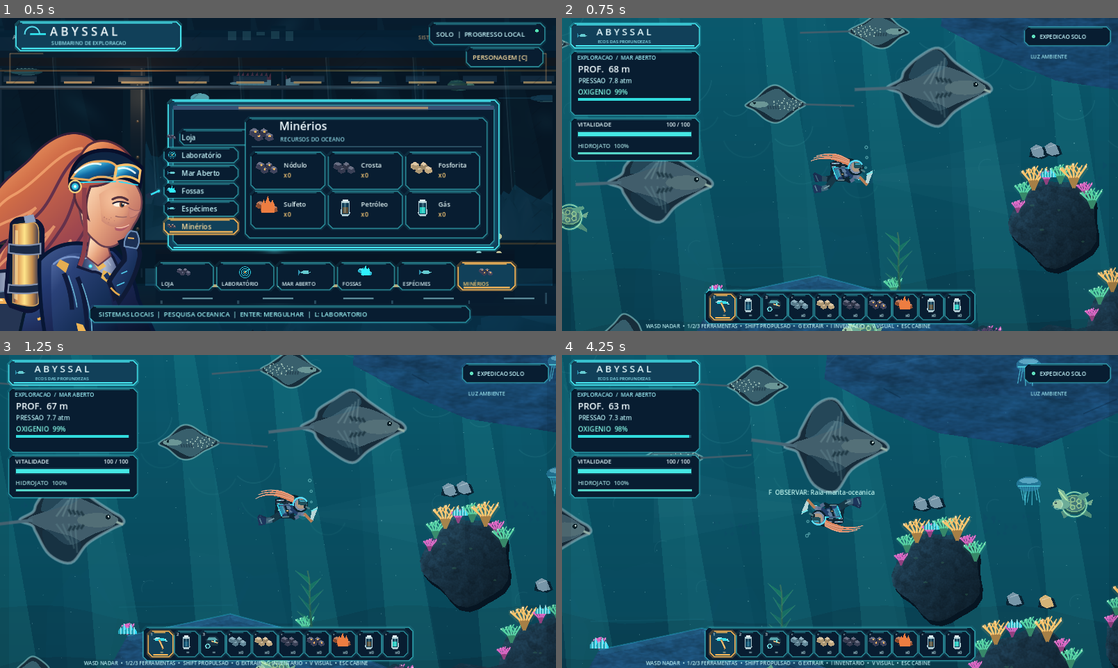
Above: before the commit, frames 1-4 (two rows, left to right).
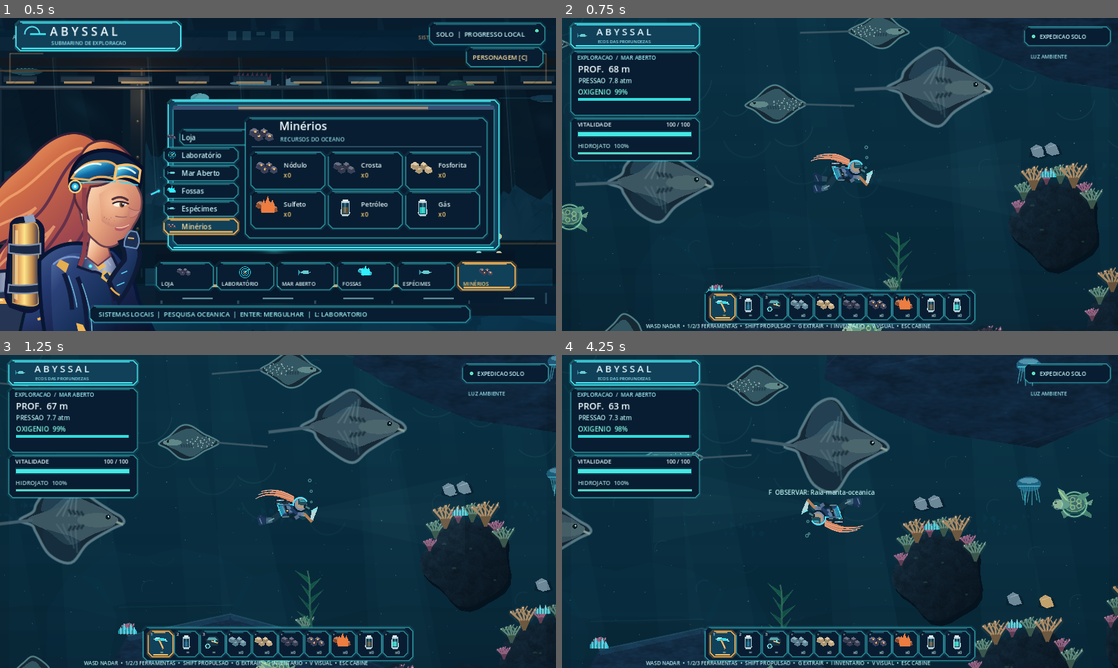
Above: after the commit, the same moments.

Repository: Esaneto/Abyssal-Godot
Game: Godot game, scene res://scenes/main.tscn
The game is run twice, just before and just after one commit, with the same random seed, the same clock (stepped at 60 frames per second) and the same inputs.
Inputs (mouse positions are in pixels of both pictures, inside the frame that each line leads up to):
- Up to frame 1 (0.5 s): no input
- Up to frame 2 (0.75 s): tap Enter at 0.5 s; move the mouse to (962, 158) at 0.52 s; hold D (move_right) from 0.53 s (still down); hold Shift (boost) from 0.53 s (still down); click (962, 158) at 0.67 s
- Up to frame 3 (1.25 s): keep holding D (move_right); keep holding Shift (boost); tap Space at 0.77, 1.07 s
- Up to frame 4 (4.25 s): release D (move_right) at 1.25 s; release Shift (boost) at 1.25 s; drag from (728, 527) to (812, 574) at 1.27 s; move the mouse to (895, 442) at 2.02 s; hold D (move_right) 2.03-2.75 s; tap C at 2.1 s; drag from (812, 574) to (673, 464) at 2.77 s; move the mouse to (1006, 558) at 3.52 s; hold A (move_left) from 3.53 s (still down); tap 6 at 3.6 s; tap Space at 3.77, 4.07 s

Frame 1 is identical in both runs. In frame 2, 72% of the frame differs, in the area x 0-100%, y 0-100%; in frame 3, 72%; in frame 4, 73%.
Error in both runs: Cannot call method 'call' on a null value. (res://scripts/visuals3d/cabin_renderer.gd:200)

Commit message:
Cinematic abyss color grade: reduce neon, shape live shafts, desaturate rocks and animate ambient film lighting

Diff:
--- a/scripts/anime_ocean_finish.gd
+++ b/scripts/anime_ocean_finish.gd
@@ -71,3 +71,38 @@
 			Color(0.005,0.016,0.035,alpha))
 		c.draw_rect(Rect2(area.end.x-wide-float(i)*25.0,area.position.y,wide,area.size.y),
 			Color(0.005,0.016,0.035,alpha))
+
+
+static func film_grade(c: CanvasItem, area: Rect2, focus: Vector2, t: float, solar: float, depth_m: float) -> void:
+	# Animated color grading, a dim live scene rather than a static dark overlay screenshot.
+	var darkness := clampf(0.09 + (1.0-solar)*0.16 + depth_m/1600.0*0.14,0.05,0.36)
+	c.draw_rect(area,Color(0.006,0.014,0.035,darkness))
+	# Radial, stepped penumbra around the explorer, gently shifted by the currents.
+	var dist_x := maxf(1.0,area.size.x)
+	var dist_y := maxf(1.0,area.size.y)
+	for band in range(7):
+		var b := float(band)
+		var inset := b * 22.0
+		var alpha := (0.010+b*0.002)*(0.45+depth_m/1000.0)
+		c.draw_rect(Rect2(area.position.x+inset,area.position.y+inset,dist_x-inset*2.0,16.0),
+			Color(0.004,0.013,0.026,alpha))
+		c.draw_rect(Rect2(area.position.x+inset,area.end.y-inset-16.0,dist_x-inset*2.0,16.0),
+			Color(0.004,0.013,0.026,alpha))
+	# Occasional flowing caustic arcs move across visible rocks and coral tops.
+	var sunlight := clampf(solar*exp(-depth_m/210.0),0.0,1.0)
+	if sunlight>0.045:
+		for i in range(11):
+			var f := float(i)
+			var px := floorf(area.position.x/145.0)*145.0+f*145.0
+			var py := area.position.y+fposmod(f*137.0+t*6.0,maxf(200.0,area.size.y))
+			var bend := sin(t*0.29+f*1.6)*12.0
+			c.draw_arc(Vector2(px+bend,py),21.0+float(i%3)*8.0,PI*0.17,PI*0.77,12,
+				Color(0.57,0.78,0.78,sunlight*0.035),1.2,true)
+	# Fine, drifting underwater motes are brighter near the flashlight.
+	for i in range(26):
+		var k := float(i)
+		var px := area.position.x+fposmod(k*97.7+sin(t*0.21+k)*15.0,area.size.x)
+		var py := area.position.y+fposmod(k*229.1-t*12.0,area.size.y)
+		var near := clampf(1.0-Vector2(px,py).distance_to(focus)/400.0,0.0,1.0)
+		c.draw_circle(Vector2(px,py),0.55+float(i%3)*0.23,
+			Color(0.56,0.75,0.78,0.055+near*0.20))
--- a/scripts/cinematic_art.gd
+++ b/scripts/cinematic_art.gd
@@ -242,7 +242,7 @@
 	var uv := PackedVector2Array()
 	for vertex in contour:
 		var light_side := clampf(0.70 - (vertex.x - center.x) / (radius * 3.4) - (vertex.y - center.y) / (radius * 4.2), 0.26, 1.0)
-		var tint := Color("#4b6872").lerp(Color("#879b98"), clampf(light * 0.68, 0.0, 1.0))
+		var tint := Color("#243440").lerp(Color("#6d8585"), clampf(light * 0.68, 0.0, 1.0))
 		colors.append(tint * (0.38 + light_side * 0.53))
 		uv.append((vertex - center) / (radius * 2.0) + Vector2(0.5, 0.5))
 	canvas.draw_polygon(contour, colors, uv, stone_texture())
@@ -275,7 +275,7 @@
 	var uv := PackedVector2Array()
 	for vertex in outline:
 		var height_light := clampf(1.0 - (vertex.y - bounds.position.y) / size.y, 0.0, 1.0)
-		var tint := Color("#52616d").lerp(Color("#869792"), clampf(light, 0.0, 0.85))
+		var tint := Color("#263d4b").lerp(Color("#617c7e"), clampf(light, 0.0, 0.85))
 		colors.append(tint * (0.38 + height_light * 0.33))
 		uv.append((vertex - bounds.position) / size)
 	canvas.draw_polygon(outline, colors, uv, stone_texture())
@@ -288,7 +288,7 @@
 		var b: Vector2 = outline[facets[tri+1]]
 		var d: Vector2 = outline[facets[tri+2]]
 		poly(canvas,PackedVector2Array([a,b,d]),
-			Color(0.09,0.36,0.54,0.065+float(k%3)*0.015))
+			Color(0.07,0.23,0.35,0.060+float(k%3)*0.012))
 	# Geological seams remain contained inside the volume of the stone.
 	for k in range(5):
 		var y := bounds.position.y + bounds.size.y * (float(k) + 0.7) / 6.0
--- a/scripts/native_reef_art.gd
+++ b/scripts/native_reef_art.gd
@@ -3,11 +3,11 @@
 ## Solid scenery is provided by ocean_expedition.gd; this layer never changes hitboxes.
 const UI = preload("res://scripts/ui_art_primitives.gd")
 const OriginalArt = preload("res://scripts/cinematic_art.gd")
-const SHALE := Color("#143655")
-const TEAL := Color("#1bd4e5")
-const JADE := Color("#54d2a2")
-const PINK := Color("#dd64c4")
-const AMBER := Color("#ffc46b")
+const SHALE := Color("#152739")
+const TEAL := Color("#468f9b")
+const JADE := Color("#64927f")
+const PINK := Color("#a3698c")
+const AMBER := Color("#ba956b")
 
 static func atmosphere(c: Node2D, area: Rect2, t: float, solar: float, depth_m: float) -> void:
 	# Volumetric hue and a visible three-dimensional water column.
@@ -98,7 +98,7 @@
 	var palette := PackedColorArray()
 	for vertex in points:
 		var t := clampf((bounds.end.y-vertex.y)/maxf(1.0,bounds.size.y),0.0,1.0)
-		palette.append(Color("#294f70").lerp(Color("#5b91a7"),clampf(0.18+t*0.46+light*0.19,0.0,0.78)))
+		palette.append(Color("#152a3a").lerp(Color("#456174"),clampf(0.18+t*0.46+light*0.19,0.0,0.78)))
 	var uvs := PackedVector2Array()
 	for vertex in points:
 		uvs.append((vertex-bounds.position)/Vector2(maxf(1,bounds.size.x),maxf(1,bounds.size.y)))
@@ -112,7 +112,7 @@
 		var b: Vector2 = points[mesh[tri+1]]
 		var d: Vector2 = points[mesh[tri+2]]
 		var highlight := 0.055 + float((i*7)%4)*0.018
-		UI.poly(c,[a,b,d], Color(0.09,0.53,0.71,highlight))
+		UI.poly(c,[a,b,d], Color(0.09,0.29,0.39,highlight))
 		if i%2==0:
 			var from_edge := a.lerp(b,0.12)
 			var to_edge := b.lerp(d,0.18)
@@ -133,7 +133,7 @@
 		var a: Vector2 = points[i]
 		var b: Vector2 = points[i+1]
 		if b.y-a.y<65.0 and b.y-a.y>-75.0 and b.x-a.x>0:
-			c.draw_line(a,b,Color(0.16,0.83,0.97,0.10+light*0.23),2.2,true)
+			c.draw_line(a,b,Color(0.31,0.64,0.70,0.065+light*0.20),2.2,true)
 			# Thin lit shelf bevel remains within the polygon's silhouette.
 			UI.poly(c,[a,b,b+Vector2(-3.0,14.0),a+Vector2(3.0,14.0)],
 				Color(0.23,0.62,0.78,0.05+light*0.11))
--- a/scripts/ocean_expedition.gd
+++ b/scripts/ocean_expedition.gd
@@ -419,6 +419,7 @@
 	_draw_fauna(area)
 	ReefArt.foreground(self,area,time_s,depth_at_y(diver.position.y))
 	AnimeFinish.foreground(self,area,time_s,depth_at_y(diver.position.y))
+	AnimeFinish.film_grade(self,area,diver.position,time_s,_sunlight(),depth_at_y(diver.position.y))
 	_draw_deep_visibility(area)
 	ReefArt.flashlight(self,diver.position,diver.visual_heading,time_s,depth_at_y(diver.position.y))
 	_draw_hud()
@@ -432,12 +433,12 @@
 		var y := area.position.y + float(i) * band_h
 		var d := depth_at_y(y)
 		var fade := exp(-d / 260.0)
-		var tint := Color("#020d1b").lerp(Color("#0b667b"), clampf(fade * solar * 0.94, 0.0, 0.93))
+		var tint := Color("#020914").lerp(Color("#0a394d"), clampf(fade * solar * 1.06, 0.0, 0.91))
 		draw_rect(Rect2(area.position.x, y, area.size.x, band_h + 1.5), tint)
 	# Surface and sky are not a wall: the diver can ascend to breathe.
 	if area.position.y < SURFACE_Y:
 		draw_rect(Rect2(area.position.x, area.position.y, area.size.x,
-			maxf(0.0, SURFACE_Y - area.position.y)), Color("#082039").lerp(Color("#398591"), solar * 0.51))
+			maxf(0.0, SURFACE_Y - area.position.y)), Color("#091d30").lerp(Color("#315e69"), solar * 0.44))
 		for ix in range(0, 40):
 			var x := floorf(area.position.x / 65.0) * 65.0 + float(ix) * 65.0
 			var ripple := 3.0 * sin(x * 0.022 + time_s * 1.7)
@@ -449,15 +450,15 @@
 	var limit_y := minf(SURFACE_Y + 2150.0, area.end.y)
 	if solar < 0.1 or limit_y < area.position.y:
 		return
-	for k in range(15):
-		var x0 := floorf(area.position.x / 260.0) * 260.0 + float(k) * 260.0
+	for k in range(8):
+		var x0 := floorf(area.position.x / 485.0) * 485.0 + float(k) * 485.0
 		var sway := 43.0 * sin(time_s * 0.12 + float(k) * 0.6)
 		var top := maxf(area.position.y, SURFACE_Y)
 		var bottom := maxf(top, limit_y)
 		draw_colored_polygon(PackedVector2Array([
 			Vector2(x0 + sway, top), Vector2(x0 + 35.0 + sway, top),
 			Vector2(x0 + 240.0 + sway, bottom), Vector2(x0 + 97.0 + sway, bottom)
-		]), Color(0.3, 0.97, 0.9, 0.09 * solar))
+		]), Color(0.36, 0.66, 0.76, 0.023 * solar))
 
 func _draw_marine_snow(area: Rect2) -> void:
 	# Deterministic, camera-local particle grid. No per-frame random allocations.
